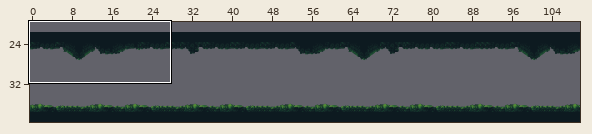
Tiled map -- tiled/levels/lake.tmx. The first picture is a wide view before the edit; the outline marks the close-up.
Close-up. The starting point:
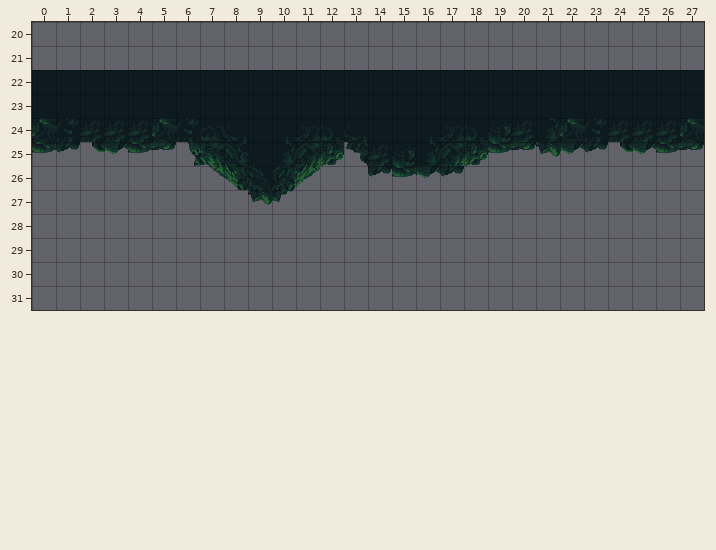
Cells are 32x32 px. Shown: x 0..27, y 20..31. The commit also changed other parts of the map, which this record leaves out.
Once edited:
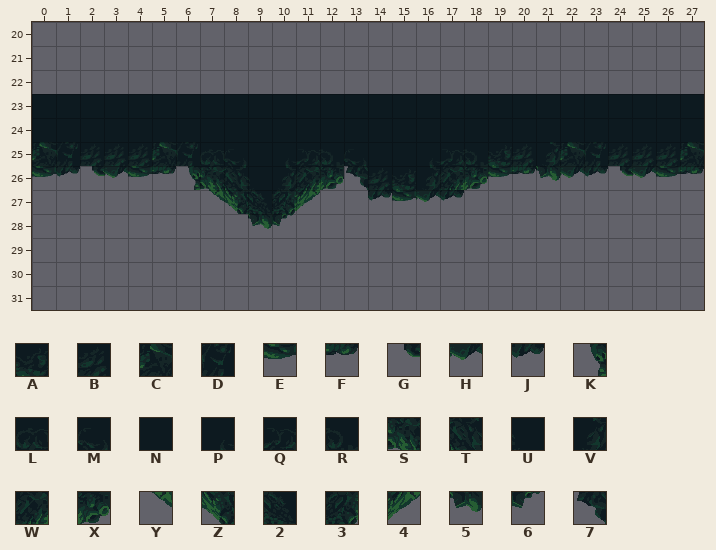
Key: from "lake_tiles": A 16, B 17, C 19, D 20, E 31, F 32, G 33, H 34, J 35, K 143, L 151, M 152, N 153, P 155, Q 156, R 157, S 166, T 167, U 168, V 170, W 171, X 172, Y 181, Z 182, 2 183, 3 185, 4 186, 5 198, 6 200, 7 241.
_ is an empty cell, . an unchanged one.
Diff:
--- layer "Foreground"
@@ x 0..27 @@
-22 NNNNNNNNNNNNNNNNNNNNNNNNNNNN
+22 ____________________________
@@ x 0..27 @@
-24 CDBBBCDLM..QRM...QRABVCDBBBC
-25 EJGHEFKST.VWX7BAVWXEF5HJGHEF
-26 _______YZ234__JEHJ__________
-27 .......__56_..____..........
-28 .........__.................
+24 NNNNNNNNN..NNN...NNNNNNNNNNN
+25 CDBBBCDLM.PQRMNNPQRABVCDBBBC
+26 EJGHEFKSTUVWX7BAVWXEF5HJGHEF
+27 .......YZ234..JEHJ..........
+28 .........56.................
Where, in picture pixels (left, top, right, bottom), the same in both close-ups:
removed: (32, 70, 704, 94)
changed: (32, 118, 704, 229)
